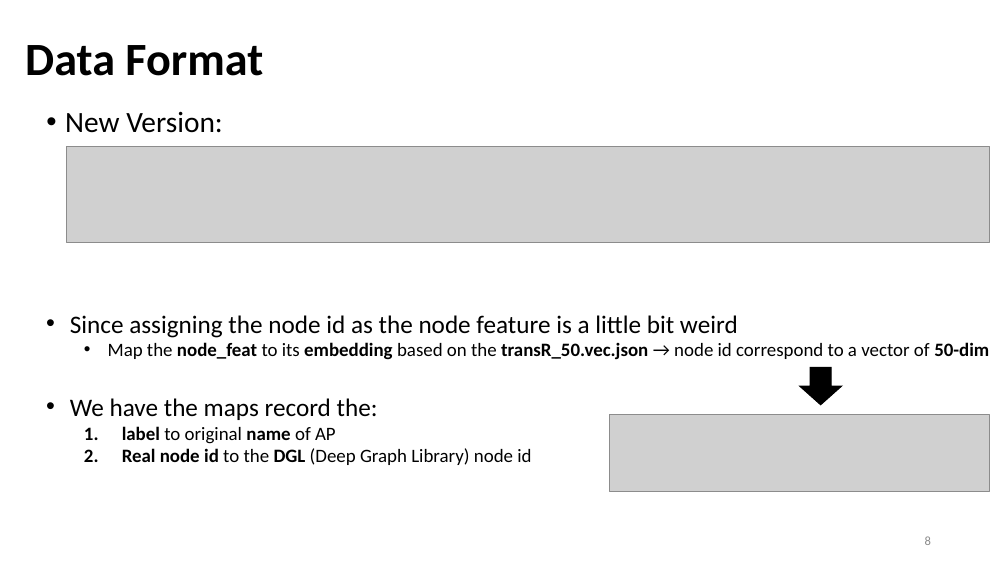
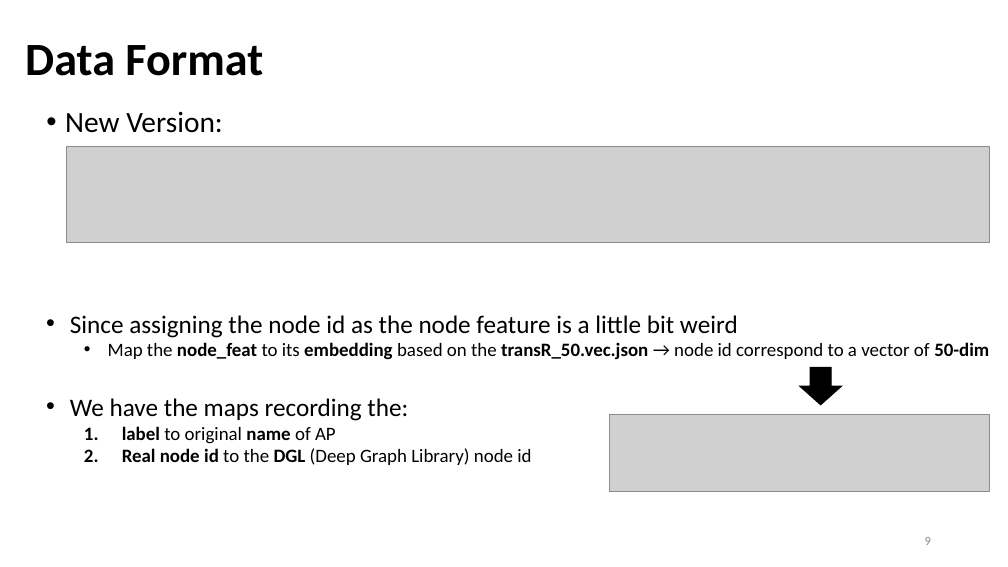
Before and after one commit to Bai1026/Intern-IIS, a slide deck: slide 9 of Meeting/Presentation_0809.pptx (slide 8 before the commit). Drawn at 1008x567 pixels with LibreOffice and Linux fonts; fonts in the diff are those of the drawing; grey boxes stand for pictures. Boxes give left, top, right and bottom in pixels: in the first picture for what was removed or moved away, otherwise in the second. Text is boxed around its words. In the diff, an @@ line names an element or a change of style, - is before the commit and + after.

```diff
--- a/Meeting/Presentation_0809.pptx
+++ b/Meeting/Presentation_0809.pptx
@@ text at [70, 398, 408, 421]: text changed @@
-• We have the maps record the:
+• We have the maps recording the:
```
Also in this commit, not shown: 5 other slides changed, 3 slides added, 1 slide removed, 8 other files.
